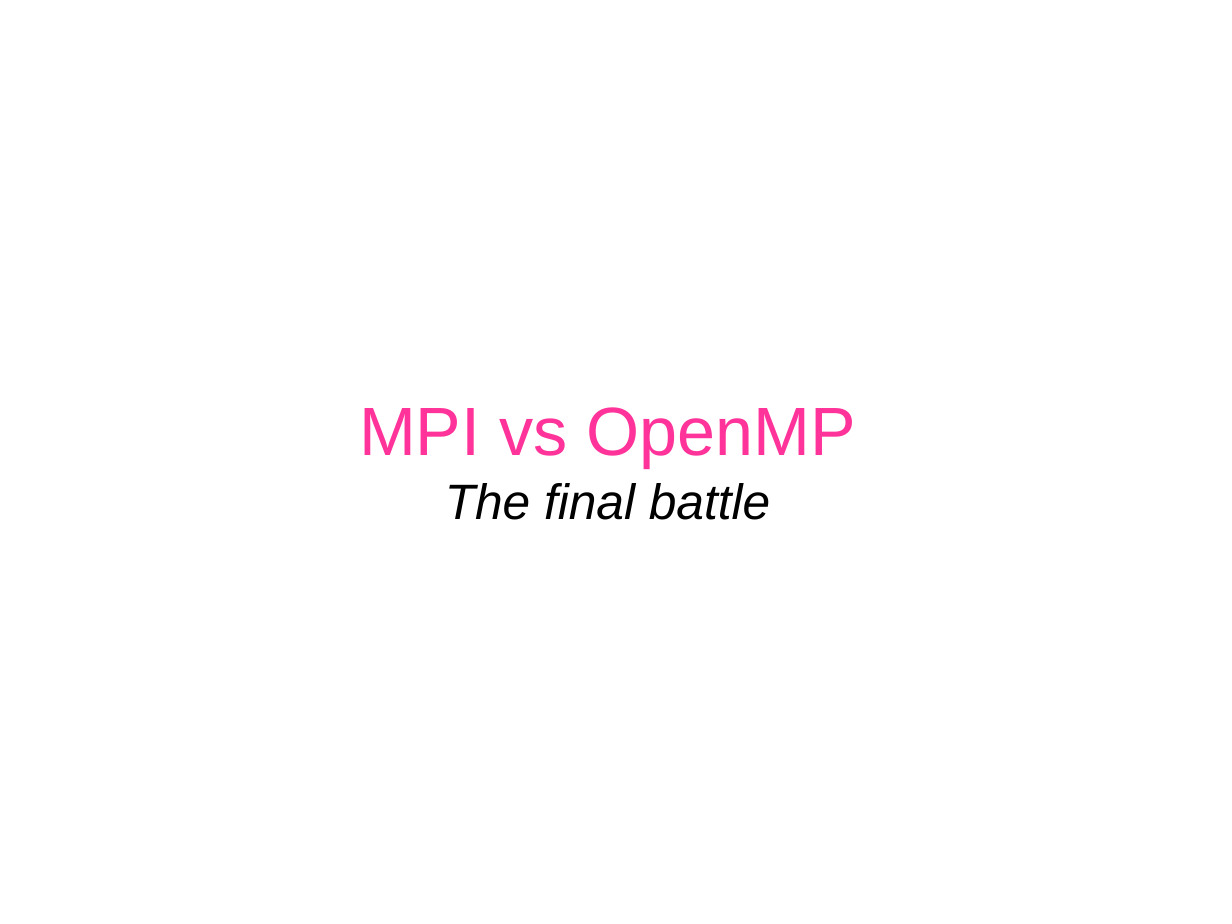
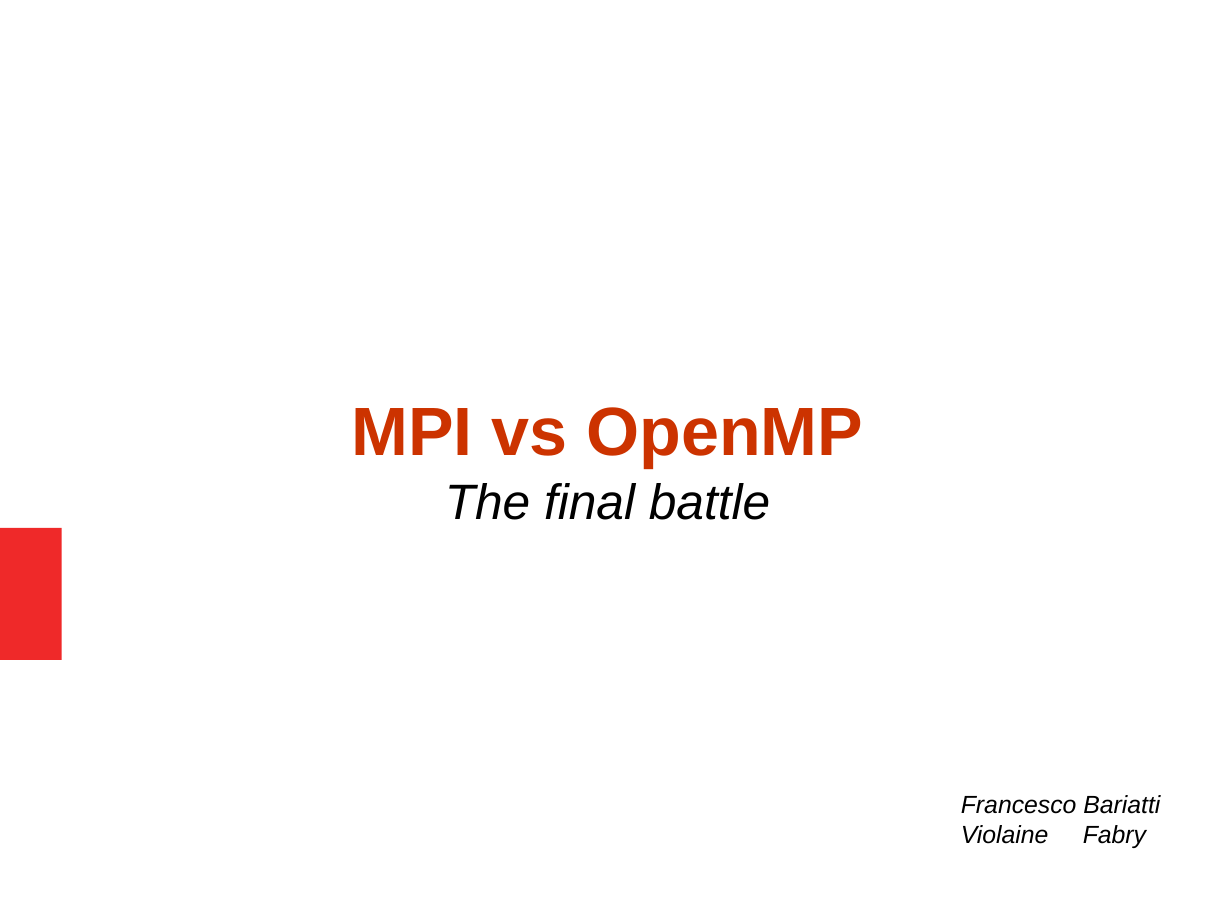
Before and after one commit to Elnathbeta/perf-project, a slide deck: slide 1 of oral.odp. Drawn at 1232x924 pixels with LibreOffice and Linux fonts; fonts in the diff are those of the drawing. Boxes give left, top, right and bottom in pixels: in the first picture for what was removed or moved away, otherwise in the second. Text is boxed around its words. In the diff, an @@ line names an element or a change of style, - is before the commit and + after.

```diff
--- a/oral.odp
+++ b/oral.odp
@@ subtitle at [351,407,864,468]: text colour #FF3399 to #CC3300, bold on in "MPI vs OpenMP" @@
@@ rectangle added at [0,528,61,660], fill #EF2929 @@
@@ text added at [961,795,1160,848], 16 pt, text #000000, italic @@
+Francesco Bariatti
+Violaine Fabry
```
Also in this commit, not shown: 7 other slides changed, 1 slide added, 1 slide removed, 3 other files.
